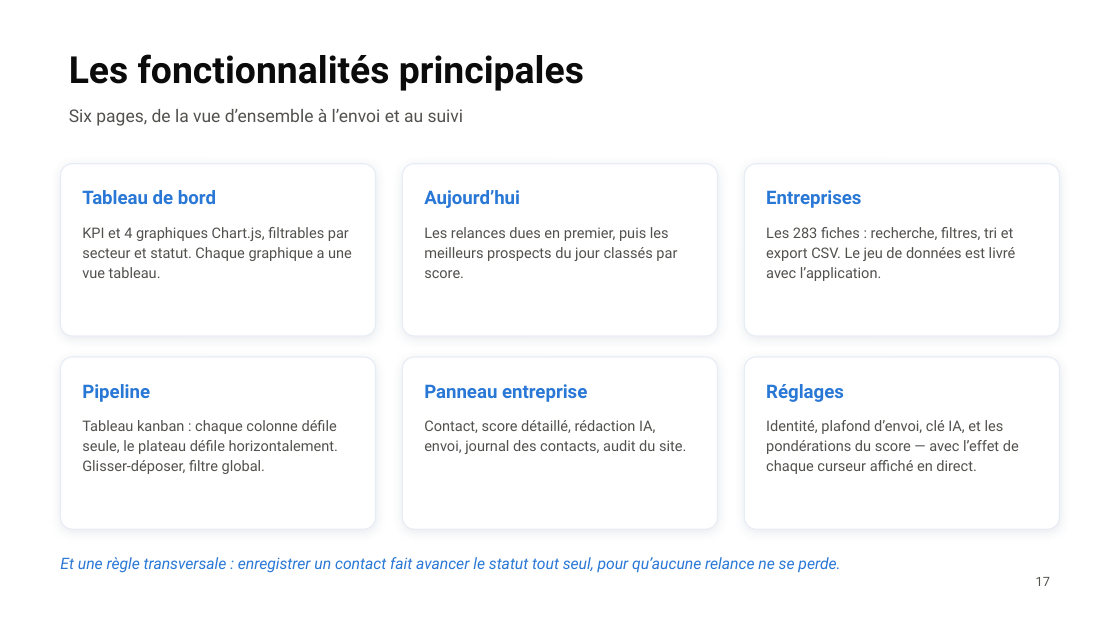
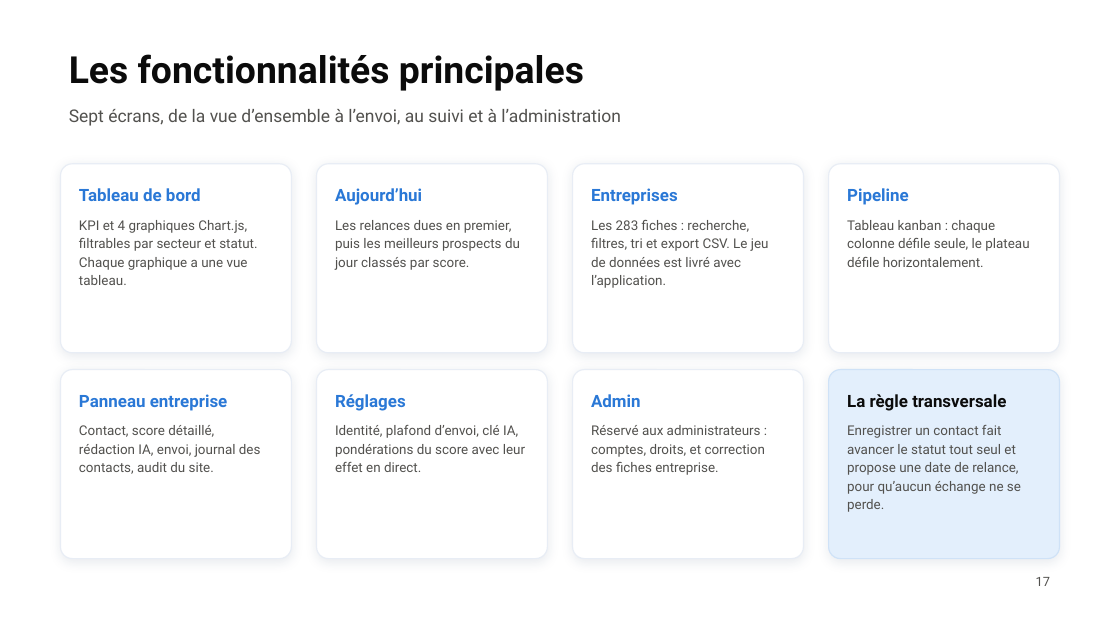
Before and after one commit to slaym-13/Prospect-Suite, a slide deck: slide 17 of presentation/IOADA202_HARMACH_SOULAIMANE_VF.pptx. Drawn at 1120x630 pixels with LibreOffice and Linux fonts; fonts in the diff are those of the drawing; background and template pictures are left out. Boxes give left, top, right and bottom in pixels: in the first picture for what was removed or moved away, otherwise in the second. Text is boxed around its words. In the diff, an @@ line names an element or a change of style, - is before the commit and + after.

Commit message:
bug fixes + ADMIN

```diff
--- a/presentation/IOADA202_HARMACH_SOULAIMANE_VF.pptx
+++ b/presentation/IOADA202_HARMACH_SOULAIMANE_VF.pptx
@@ text at (69,109,621,126): text changed @@
-Six pages, de la vue d’ensemble à l’envoi et au suivi
+Sept écrans, de la vue d’ensemble à l’envoi, au suivi et à l’administration
@@ rounded rectangle: place and size @@
-rounded rectangle at (60,164,376,336)
+rounded rectangle at (60,164,292,353)
@@ rounded rectangle: place and size @@
-rounded rectangle at (402,164,718,336)
+rounded rectangle at (317,164,548,353)
@@ text "Aujourd’hui": place and size @@
-text "Aujourd’hui" at (424,190,520,208)
+text "Aujourd’hui" at (335,188,422,205)
@@ rounded rectangle: place and size @@
-rounded rectangle at (744,164,1060,336)
+rounded rectangle at (573,164,804,353)
@@ text "Entreprises": place and size @@
-text "Entreprises" at (766,190,861,208)
+text "Entreprises" at (591,188,678,205)
@@ rounded rectangle: place and size @@
-rounded rectangle at (60,357,376,529)
+rounded rectangle at (828,164,1060,353)
@@ text "Pipeline": place and size @@
-text "Pipeline" at (82,384,150,402)
+text "Pipeline" at (847,188,909,205)
@@ text "KPI et 4 graphiques Chart.js, ...": place and size @@
-text "KPI et 4 graphiques Chart.js, ..." at (82,227,352,278)
+text "KPI et 4 graphiques Chart.js, ..." at (79,220,257,285)
@@ text "Les relances dues en premier, ...": place and size @@
-text "Les relances dues en premier, ..." at (424,227,677,278)
+text "Les relances dues en premier, ..." at (335,220,520,270)
@@ text "Les 283 fiches : recherche, ...": place and size @@
-text "Les 283 fiches : recherche, ..." at (766,227,1016,281)
+text "Les 283 fiches : recherche, ..." at (591,220,769,288)
@@ text at (847,220,1029,267): text changed; size 12.5 to 11.5 pt @@
-Tableau kanban : chaque colonne défile seule, le plateau défile horizontalement. Glisser-déposer, filtre global.
+Tableau kanban : chaque colonne défile seule, le plateau défile horizontalement.
@@ rounded rectangle: place and size @@
-rounded rectangle at (402,357,718,529)
+rounded rectangle at (60,370,292,559)
@@ text "Panneau entreprise": place and size @@
-text "Panneau entreprise" at (424,384,587,402)
+text "Panneau entreprise" at (79,394,228,411)
@@ proportions changed in 6 elements at (60,164,292,353), (317,164,548,353), (573,164,804,353), (828,164,1060,353), (60,370,292,559), (317,370,548,559) @@
@@ rounded rectangle: place and size @@
-rounded rectangle at (744,357,1060,529)
+rounded rectangle at (317,370,548,559)
@@ size 16 to 14.5 pt in 6 elements at (79,188,201,201), (335,188,422,205), (591,188,678,205), (847,188,909,205), (79,394,228,411), (335,394,406,411) @@
@@ text "Réglages": place and size @@
-text "Réglages" at (766,384,844,402)
+text "Réglages" at (335,394,406,411)
@@ rounded rectangle added at (573,370,804,559), fill #FFFFFF, outline #E8EDF5 1 pt @@
@@ rounded rectangle added at (828,370,1060,559), fill #E3EFFC, outline #CFE2F7 1 pt @@
@@ text added at (591,394,641,407), 14.5 pt, text #2A78D6, bold @@
+Admin
@@ text added at (847,394,1006,411), 14.5 pt, text #0B0B0B, bold @@
+La règle transversale
@@ size 12.5 to 11.5 pt in 4 elements at (79,220,257,285), (335,220,520,270), (591,220,769,288), (79,425,261,474) @@
@@ text "Contact, score détaillé, rédaction IA, ...": place and size @@
-text "Contact, score détaillé, rédaction IA, ..." at (424,420,686,454)
+text "Contact, score détaillé, rédaction IA, ..." at (79,425,261,474)
@@ text at (335,425,525,472): text changed; size 12.5 to 11.5 pt @@
-Identité, plafond d’envoi, clé IA, et les pondérations du score — avec l’effet de chaque curseur affiché en direct.
+Identité, plafond d’envoi, clé IA, pondérations du score avec leur effet en direct.
@@ text added at (591,425,766,475), 11.5 pt, text #52514E @@
+Réservé aux administrateurs : comptes, droits, et correction des fiches entreprise.
@@ text at (847,425,1021,512): text changed; size 13.5 to 11.5 pt; text colour #2A78D6 to #52514E; italic off @@
-Et une règle transversale : enregistrer un contact fait avancer le statut tout seul, pour qu’aucune relance ne se perde.
+Enregistrer un contact fait avancer le statut tout seul et propose une date de relance, pour qu’aucun échange ne se perde.
@@ text "Enregistrer un contact fait avancer ..." at (847,425,1021,512): vertical alignment middle to top @@
```
Also in this commit, not shown: 17 other files.
